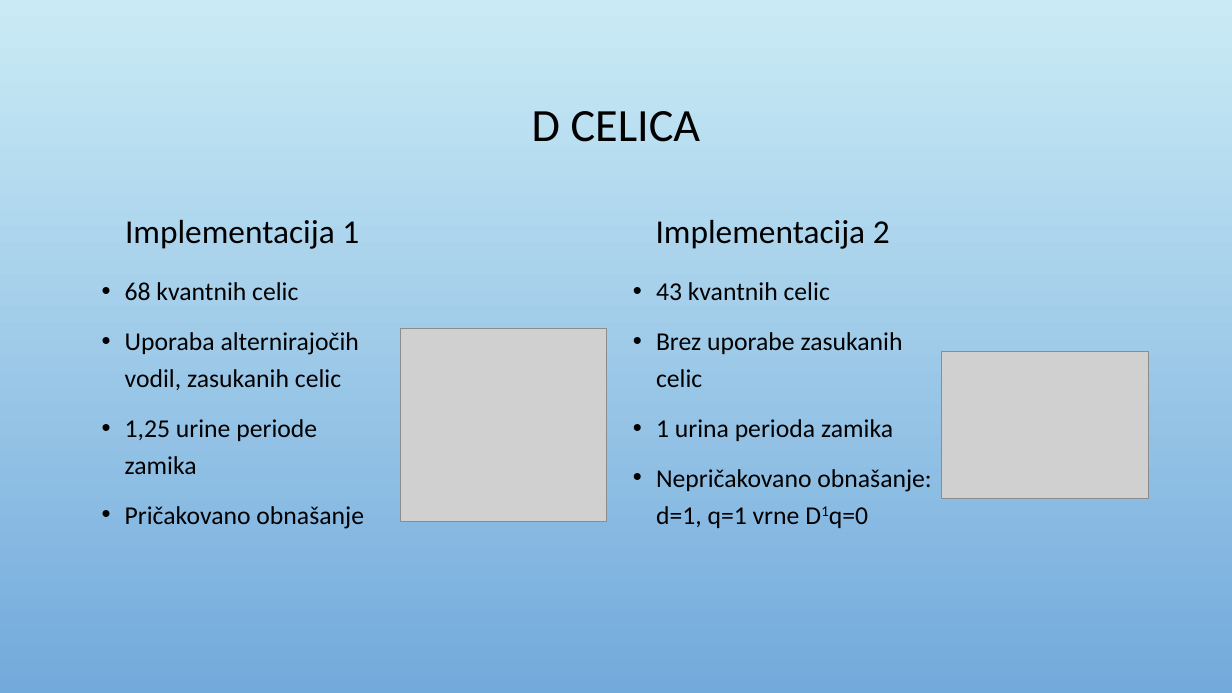
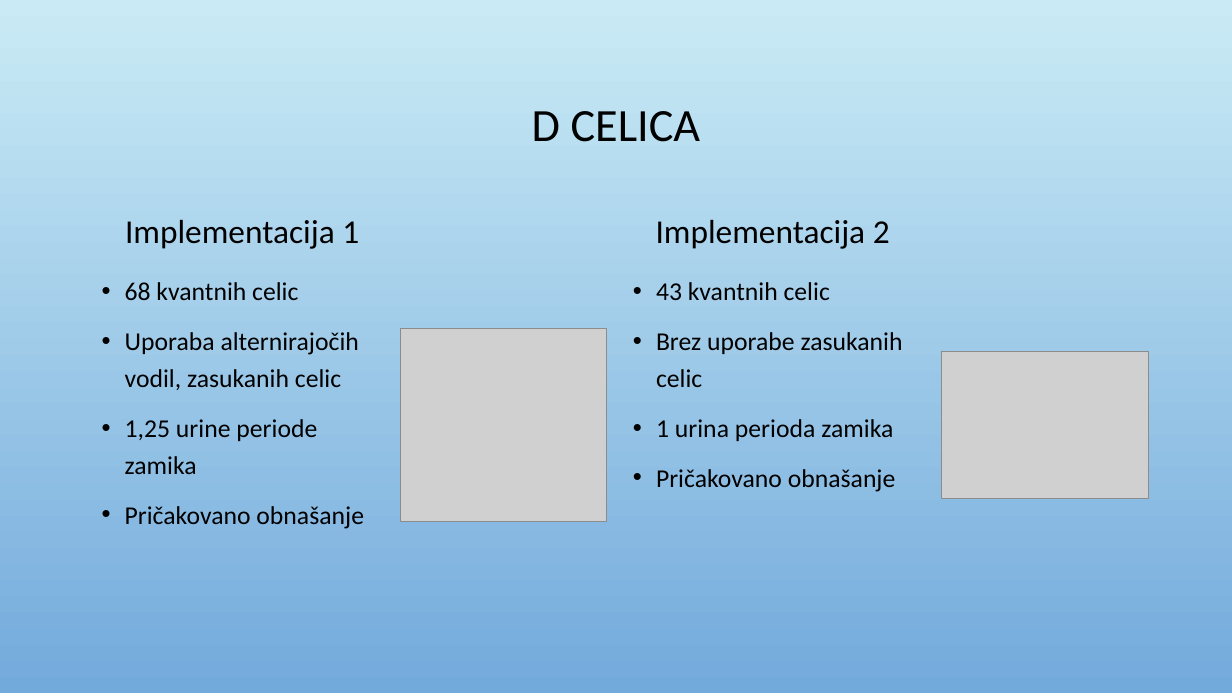
Before and after one commit to hackguy25/QCA_mem, a slide deck: slide 6 of ppt/Pomnenje s kvantnimi celičnimi avtomati.pptx. Drawn at 1232x693 pixels with LibreOffice and Linux fonts; fonts in the diff are those of the drawing; grey boxes stand for pictures; background and template pictures are left out. Boxes give left, top, right and bottom in pixels: in the first picture for what was removed or moved away, otherwise in the second. Text is boxed around its words. In the diff, an @@ line names an element or a change of style, - is before the commit and + after.

```diff
--- a/ppt/Pomnenje s kvantnimi celičnimi avtomati.pptx
+++ b/ppt/Pomnenje s kvantnimi celičnimi avtomati.pptx
@@ text at <box>656,469,896,492</box>: text changed @@
-• Nepričakovano obnašanje: d=1, q=1 vrne D1q=0
+• Pričakovano obnašanje
```
Also in this commit, not shown: 4 other slides changed, 1 other file.
